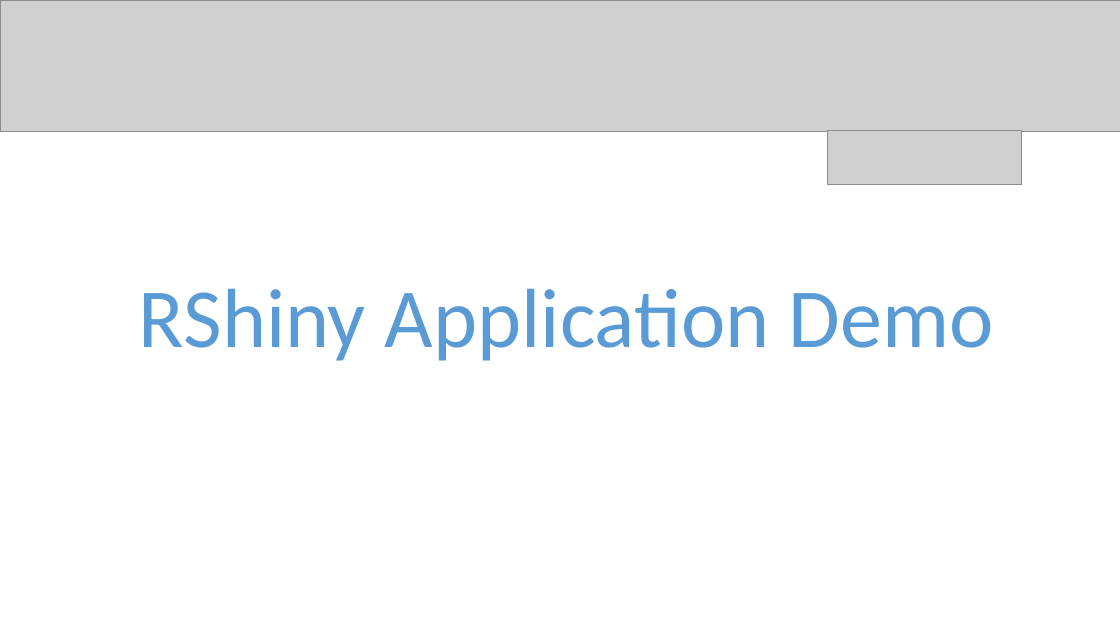
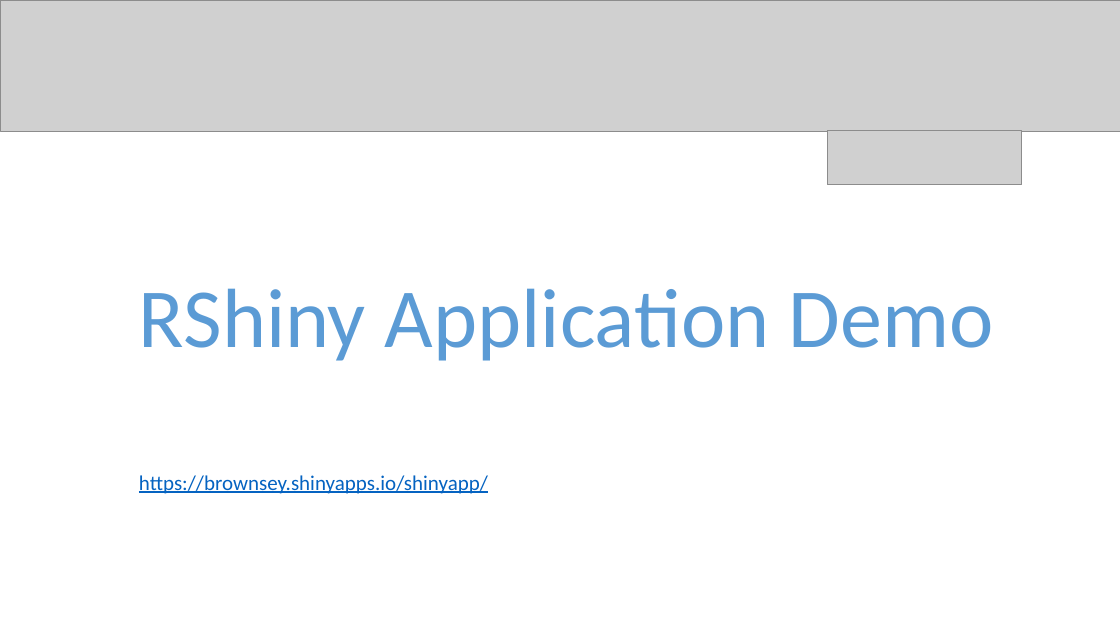
Before and after one commit to Brownsey/wild_pollinators, a slide deck: slide 22 of Project Presentation.pptx. Drawn at 1120x630 pixels with LibreOffice and Linux fonts; fonts in the diff are those of the drawing; grey boxes stand for pictures. Boxes give left, top, right and bottom in pixels: in the first picture for what was removed or moved away, otherwise in the second. Text is boxed around its words. In the diff, an @@ line names an element or a change of style, - is before the commit and + after.

```diff
--- a/Project Presentation.pptx
+++ b/Project Presentation.pptx
@@ text added at (x1=139, y1=475, x2=488, y2=494), 18 pt, text #0563C1, underline @@
+https://brownsey.shinyapps.io/shinyapp/
```
Also in this commit, not shown: 8 other slides changed, 4 other files.
